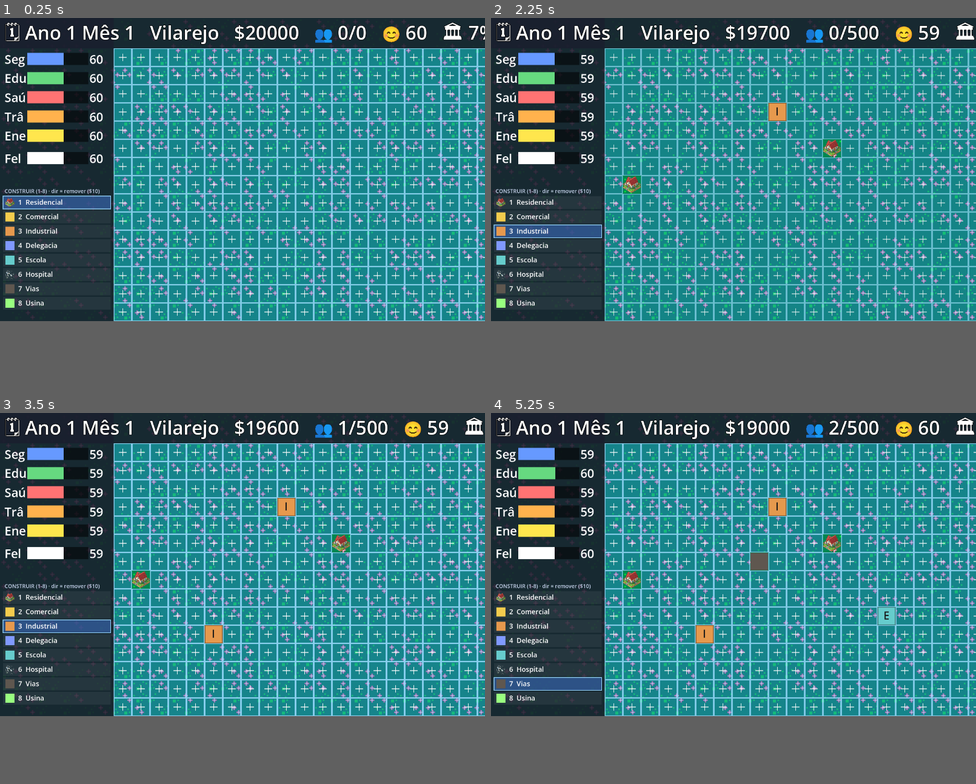
Above: before the commit, frames 1-4 (two rows, left to right).
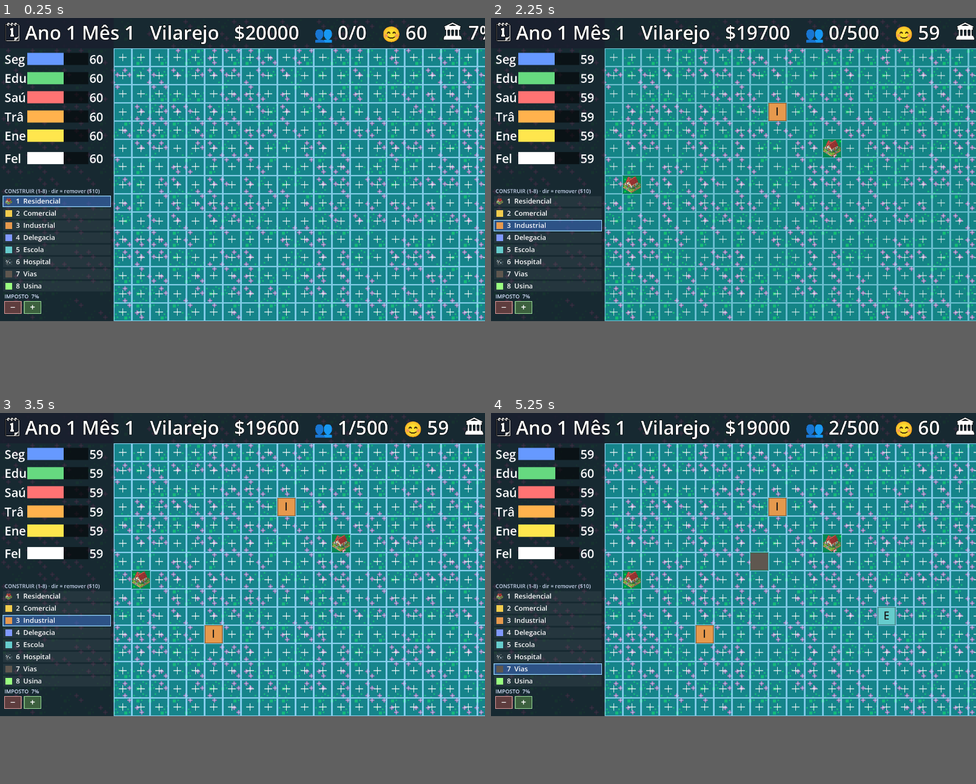
Above: after the commit, the same moments.

Repository: andrewsmedina/yourcity
Game: Godot game, scene res://scenes/main.tscn
The game is run twice, just before and just after one commit, with the same random seed, the same clock (stepped at 60 frames per second) and the same inputs.
Inputs (mouse positions are in pixels of both pictures, inside the frame that each line leads up to):
- Up to frame 1 (0.25 s): no input
- Up to frame 2 (2.25 s): tap Enter at 0.5 s; move the mouse to (840, 155) at 0.52 s; tap 1 at 0.6 s; click (840, 155) at 0.67 s; tap Space at 0.77, 1.25 s; drag from (636, 184) to (709, 229) at 1.27 s; move the mouse to (782, 103) at 2.02 s; tap 3 at 2.1 s; click (782, 103) at 2.17 s
- Up to frame 3 (3.5 s): drag from (218, 624) to (97, 520) at 2.77 s
- Up to frame 4 (5.25 s): move the mouse to (879, 609) at 3.52 s; tap 5 at 3.6 s; click (879, 609) at 3.67 s; tap Space at 3.77 s; drag from (588, 520) to (660, 487) at 4.27 s; move the mouse to (757, 565) at 5.02 s; tap 7 at 5.1 s; click (757, 565) at 5.17 s

The runs differ from the first frame. In frame 1, 1.5% of the frame differs, in the area x 0-23%, y 48-80%; in frame 2, 1.9%; in frame 3, 1.9%; in frame 4, 2.6%.

Commit message:
Add clickable tax control in the sidebar
A "IMPOSTO − % +" control below the palette lets the player adjust the tax by
clicking, in addition to the [ ] keys. Slightly smaller palette rows to fit.

Co-Authored-By: Claude Opus 4.8 (1M context) <noreply@anthropic.com>

Diff:
--- a/scripts/build_overlay.gd
+++ b/scripts/build_overlay.gd
@@ -9,7 +9,7 @@
 const GRID_TOP := 80.0   # top bar (HUD) — not buildable
 const GRID_LEFT := 300.0  # left sidebar (indicators) — not buildable; sync with IndicatorBars
 const TILE := 48.0       # fixed lot size; the window height grows with row count
-const PALETTE_ROW := 38.0
+const PALETTE_ROW := 32.0
 const PALETTE_FS := 18
 
 const ZONE_COLOR := {
@@ -46,7 +46,13 @@
 	# Local mouse position so clicks map to the space we draw in (macOS scaling).
 	var p := get_local_mouse_position()
 	if event.button_index == MOUSE_BUTTON_LEFT:
-		if p.x < GRID_LEFT:  # sidebar: maybe a build-palette item
+		if p.x < GRID_LEFT:  # sidebar: tax buttons or a build-palette item
+			if _tax_minus_rect().has_point(p):
+				City.sim.adjust_tax(-CitySim.TAX_STEP)
+				return
+			if _tax_plus_rect().has_point(p):
+				City.sim.adjust_tax(CitySim.TAX_STEP)
+				return
 			for z in 8:
 				if _palette_item_rect(z).has_point(p):
 					City.selected_zone = z
@@ -82,6 +88,7 @@
 		return  # not sized yet
 	_draw_chrome()
 	_draw_palette()
+	_draw_tax()
 	var sim := City.sim
 	var pulse := 0.55 + 0.35 * sin(_t * 4.0)
 	for i in CitySim.MAX_SLOTS:
@@ -120,6 +127,31 @@
 			"%d  %s" % [z + 1, CitySim.ZONE_NAME[z]],
 			HORIZONTAL_ALIGNMENT_LEFT, r.size.x, PALETTE_FS, Color.WHITE)
 
+# Tax control (- rate +) below the palette in the sidebar.
+func _tax_row_y() -> float:
+	return _palette_top() + 8.0 * PALETTE_ROW + 22.0
+
+func _tax_minus_rect() -> Rect2:
+	return Rect2(12.0, _tax_row_y(), 44.0, 32.0)
+
+func _tax_plus_rect() -> Rect2:
+	return Rect2(64.0, _tax_row_y(), 44.0, 32.0)
+
+func _draw_tax() -> void:
+	draw_string(_font, Vector2(12.0, _tax_row_y() - 8.0),
+		"IMPOSTO  %d%%" % int(City.sim.tax_rate * 100.0),
+		HORIZONTAL_ALIGNMENT_LEFT, -1, 14, Color(0.85, 0.9, 1.0))
+	var m := _tax_minus_rect()
+	draw_rect(m, Color(0.4, 0.25, 0.25, 0.9), true)
+	draw_rect(m, Color(0.85, 0.6, 0.6), false, 2.0)
+	draw_string(_font, Vector2(m.position.x, m.get_center().y + 8.0), "−",
+		HORIZONTAL_ALIGNMENT_CENTER, m.size.x, 24, Color.WHITE)
+	var pl := _tax_plus_rect()
+	draw_rect(pl, Color(0.25, 0.4, 0.25, 0.9), true)
+	draw_rect(pl, Color(0.6, 0.85, 0.6), false, 2.0)
+	draw_string(_font, Vector2(pl.position.x, pl.get_center().y + 8.0), "+",
+		HORIZONTAL_ALIGNMENT_CENTER, pl.size.x, 24, Color.WHITE)
+
 # Dark panels for the non-buildable top bar and left sidebar.
 func _draw_chrome() -> void:
 	var w := maxf(size.x, DisplayServer.window_get_size().x)
